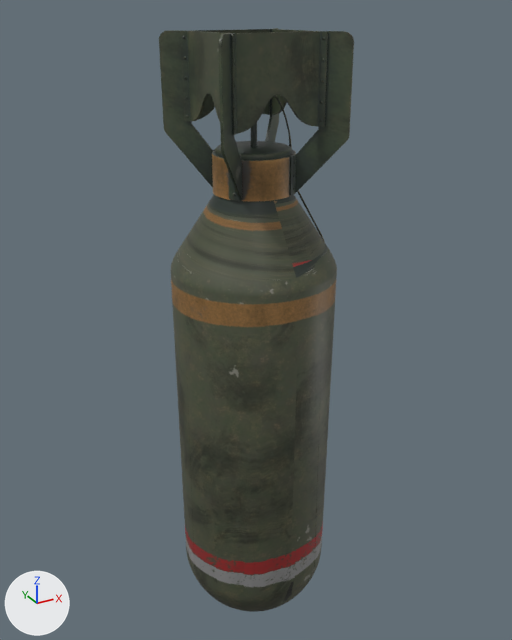
The Blender file data/source/Artillery.blend as it was, and as the next commit left it.
Camera for both pictures: a 50 mm lens placed at (-2.7, -4.7, 5.25), pointed at (-0.04, 0.13, 2.84). Every picture has the same lights, and +X, +Y and +Z are marked at lower left.

Names of what the first picture shows: 'Artillery.002'.
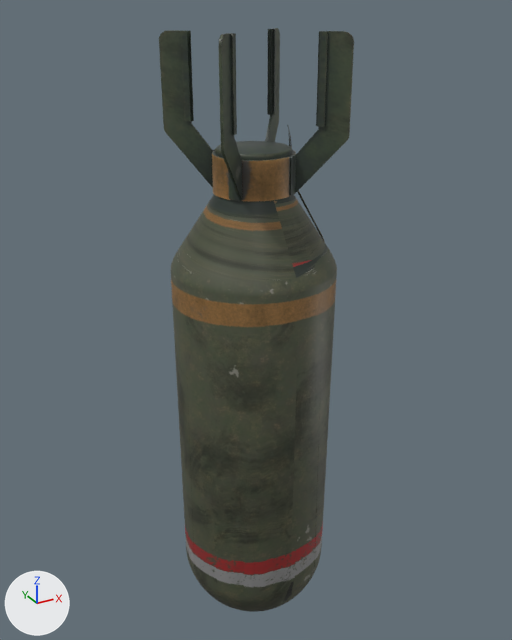
Changed parts and their boxes (x1, y1, x2, y2) in the pictures (512 x 640 px):
part 1 of me_artillery_002, cut back
    before: (187, 29, 324, 240)

The edits, one by one:
me_artillery_002 is used by ob_artillery_002; location (0.0, 0.0, 2.642); rotation (1.571, 0.0, 0.0), in degrees (90, 0, 0).
me_artillery_002 had 11376 vertices, 8388 faces and spanned x -0.79..0.61, y -2.73..2.47, z -0.65..0.66.
me_artillery_002 now has 6015 vertices, 3807 faces, 211 loose edges and spans x -0.79..0.61, y -2.73..2.47, z -0.65..0.66.
me_artillery_002 part 1: 68 vertices moved within x -0.4..0.13, y 1.37..1.59, z -0.26..0.28; 1935 vertices removed from x -0.5..0.22, y 1.37..2.19, z -0.35..0.37.
